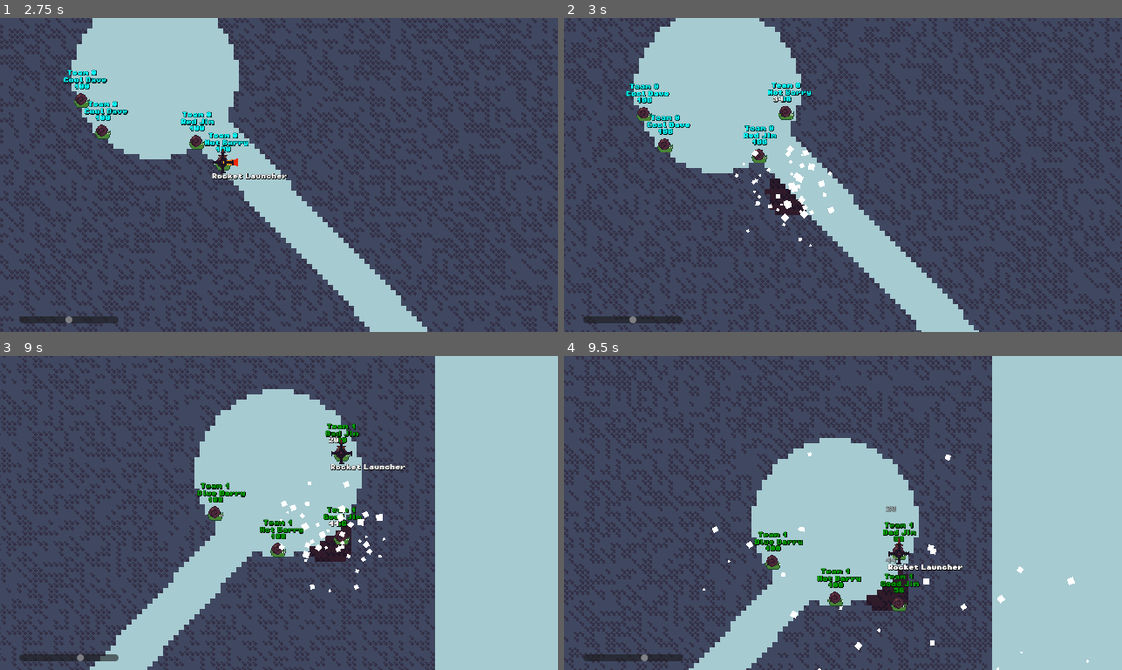
Above: before the commit, frames 1-4 (two rows, left to right).
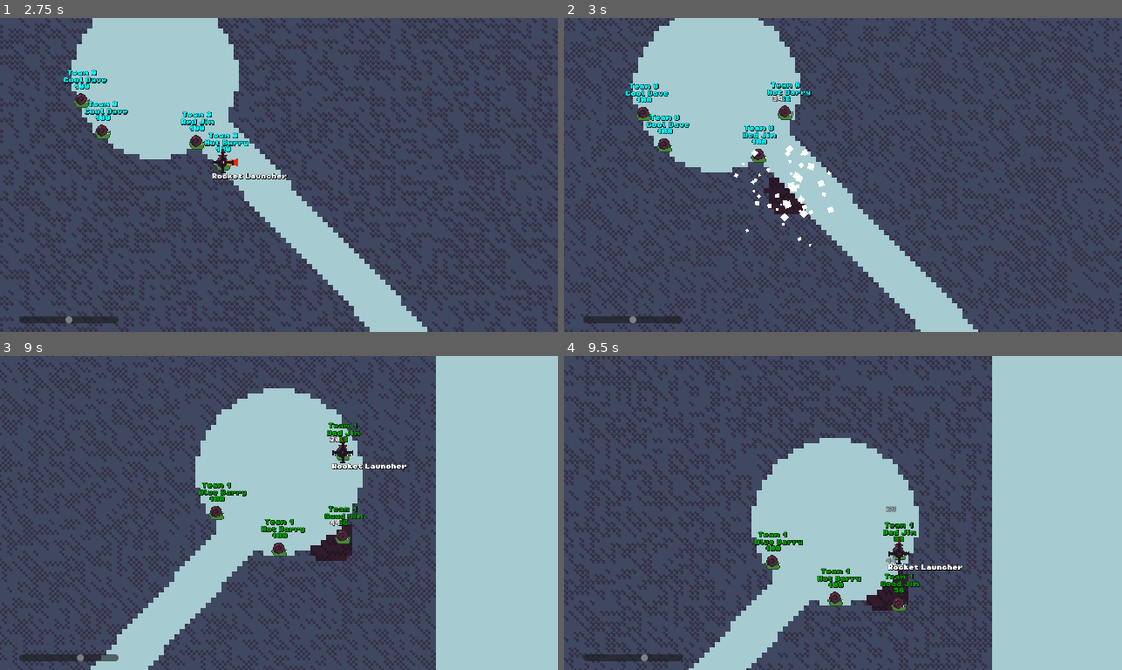
Above: after the commit, the same moments.

Repository: codingbanana21/Snail-Wars
Game: Godot game, scene res://scenes/main_menu.tscn
The game is run twice, just before and just after one commit, with the same random seed, the same clock (stepped at 60 frames per second) and the same inputs.
Inputs (mouse positions are in pixels of both pictures, inside the frame that each line leads up to):
- Up to frame 1 (2.75 s): click (401, 297) at 0.52 s; type "12" at 0.6 s; click "Mine Time" at 1.25 s; tap Enter (skip) at 2 s; move the mouse to (401, 159) at 2.02 s; press the mouse at (401, 159) at 2.03 s; hold D (right) from 2.03 s (still down); tap W (jump) at 2.27 s
- Up to frame 2 (3 s): keep holding D (right); move the mouse to (731, 190) at 2.77 s; release the mouse at (731, 190) at 2.78 s; tap Mouse wheel down (last_weapon) at 2.85 s
- Up to frame 3 (9 s): tap W (jump) at 3.02, 4.52, 5.27, 6.02, 7.52, 8.27 s; move the mouse to (334, 443) at 3.52 s; release D (right) at 3.53 s; hold A (left) 3.53-4.28 s; right-click (334, 443) at 3.6 s; move the mouse to (273, 519) at 4.27 s; hold D (right) 4.28-5.78 s; tap Mouse wheel up (next_weapon) at 4.35, 7.35 s; move the mouse to (323, 516) at 5.02 s; press the mouse at (323, 516) at 5.03 s; move the mouse to (234, 509) at 5.77 s; release the mouse at (234, 509) at 5.78 s; hold S (back_jump) 5.78-6.53 s; tap Mouse wheel down (last_weapon) at 5.85, 8.85 s; tap Space at 6.5, 8 s; move the mouse to (284, 513) at 6.52 s; hold D (right) 6.53-7.28 s; right-click (284, 513) at 6.6 s; tap Enter (skip) at 7.25, 8.75 s; move the mouse to (256, 506) at 7.27 s; hold A (left) 7.28-8.78 s; move the mouse to (306, 513) at 8.02 s; press the mouse at (306, 513) at 8.03 s; move the mouse to (251, 513) at 8.77 s; release the mouse at (251, 513) at 8.78 s; hold D (right) from 8.78 s (still down)
- Up to frame 4 (9.5 s): keep holding D (right); tap W (jump) at 9.02 s

Frame 1 is identical in both runs. In frame 2, 15% of the frame differs, in the area x 0-100%, y 0-100%; in frame 3, 17%, in the area x 0-79%, y 0-100%; in frame 4, 0.3%.

Commit message:
Added high fps mode

Diff:
--- a/scripts/Globals.gd
+++ b/scripts/Globals.gd
@@ -1,5 +1,6 @@
 extends Node2D
 
+var high_fps_mode: bool = false
 var teams_turns: Array[int]
 var team_turn: int = -1
 var players_in_team: int
--- a/scripts/player.gd
+++ b/scripts/player.gd
@@ -150,8 +150,10 @@
 	if is_on_floor():
 		if temp_velocity.y > 750:
 			var fall_damage = (temp_velocity.y - 750) / 50.0
-			Mouse.shake.rpc(fall_damage / 4.0)
 			damage(fall_damage)
+
+			if !Globals.high_fps_mode:
+				Mouse.shake.rpc(fall_damage / 4.0)
 		velocity.x *= 0.75
 	else:
 		velocity.x *= 0.98
@@ -208,6 +210,10 @@
 
 @rpc("any_peer", "call_local", "reliable")
 func next_player(teams_turns, team_turn):
+	for child: Node in get_children():
+		if child is GPUParticles2D:
+			child.queue_free()
+
 	if hp < 1 and !dead and is_multiplayer_authority():
 		multiplayer_spawner.spawn({
 			"id": id,
--- a/scripts/projectile.gd
+++ b/scripts/projectile.gd
@@ -36,7 +36,9 @@
 func _ready() -> void:
 	if players_projectile:
 		parent = get_parent()
-		gpu_particles_2d.show()
+
+		if !Globals.high_fps_mode:
+			gpu_particles_2d.show()
 
 	if timer > 0:
 		explosion_timer.start(timer)
@@ -101,7 +103,9 @@
 		hit_timer.start(hit_stun_time)
 
 	projectile_hp -= 1
-	Mouse.shake.rpc(damage / 4.0)
+
+	if !Globals.high_fps_mode:
+		Mouse.shake.rpc(damage / 3.0)
 
 	if len(spawns) > 0:
 		parent.multiplayer_spawner.spawn({
@@ -136,11 +140,13 @@
 			parent.global_position = global_position
 
 		parent.bomb.play()
-		var hit_particle: GPUParticles2D = load("res://scenes/hit_particle.tscn").instantiate()
-		hit_particle.global_position = global_position
-		hit_particle.emitting = true
-		hit_particle.amount = clampi(int(damage), 1, 200)
-		parent.add_child(hit_particle)
+
+		if !Globals.high_fps_mode:
+			var hit_particle: GPUParticles2D = load("res://scenes/hit_particle.tscn").instantiate()
+			hit_particle.global_position = global_position
+			hit_particle.emitting = true
+			hit_particle.amount = clampi(int(damage), 1, 200)
+			parent.add_child(hit_particle)
 
 
 func _on_explosion_timer_timeout() -> void:
